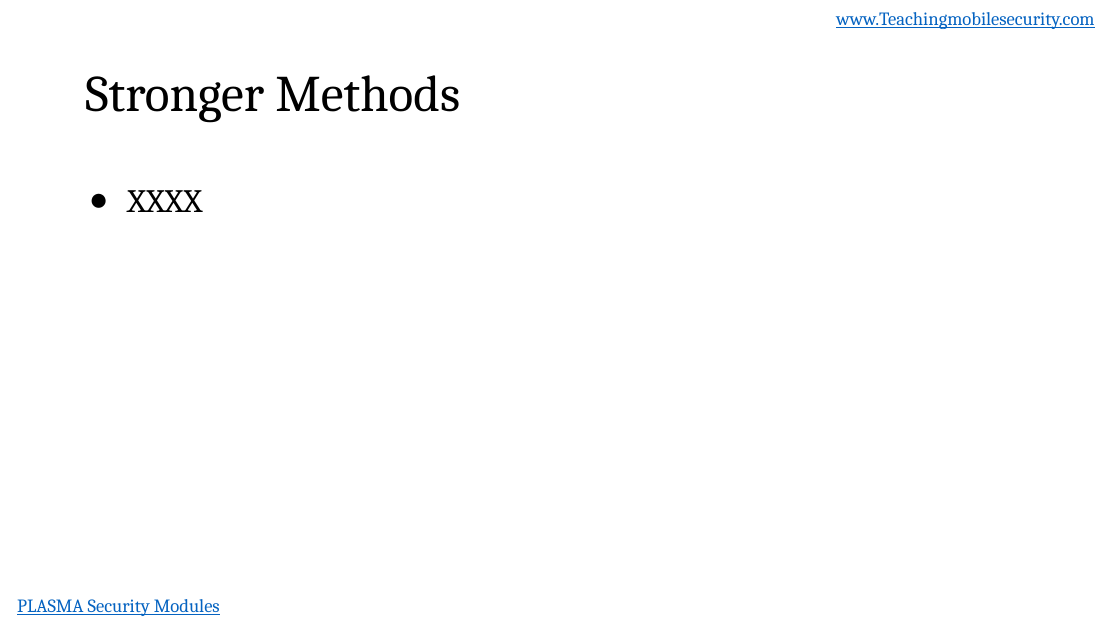
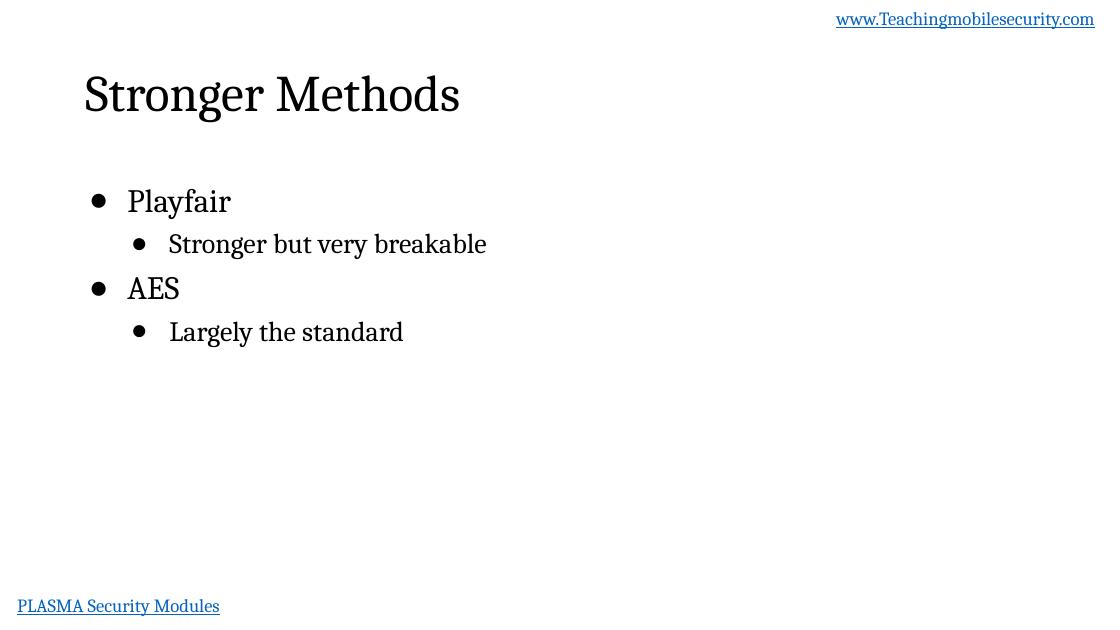
Before and after one commit to dan7800/VulnerableAndroidAppOracle, a slide deck: slide 12 of Vulnerabilities/ProperEncyption/ProperEncryption.pptx (slide 10 before the commit). Drawn at 1120x630 pixels with LibreOffice and Linux fonts; fonts in the diff are those of the drawing; background and template pictures are left out. Boxes give left, top, right and bottom in pixels: in the first picture for what was removed or moved away, otherwise in the second. Text is boxed around its words. In the diff, an @@ line names an element or a change of style, - is before the commit and + after.

Commit message:
updated for presentation

```diff
--- a/Vulnerabilities/ProperEncyption/ProperEncryption.pptx
+++ b/Vulnerabilities/ProperEncyption/ProperEncryption.pptx
@@ text at bbox=[127, 189, 487, 347]: text changed; size 28 to 24 pt @@
-● XXXX
+● Playfair
+  ● Stronger but very breakable
+● AES
+  ● Largely the standard
```
Also in this commit, not shown: 1 other slide changed, 6 slides removed.
